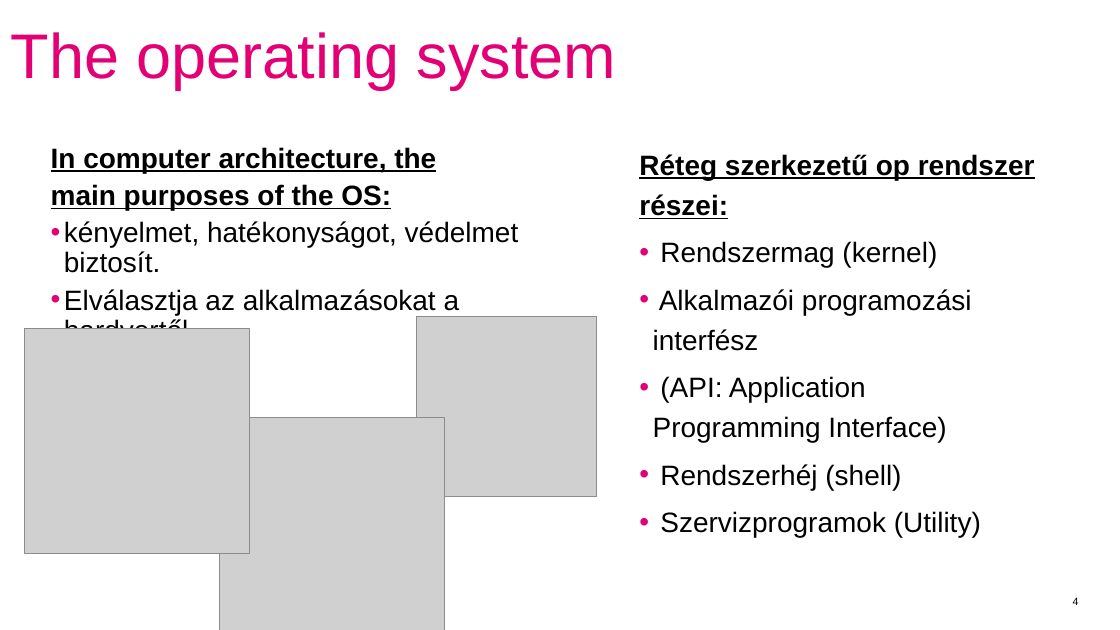
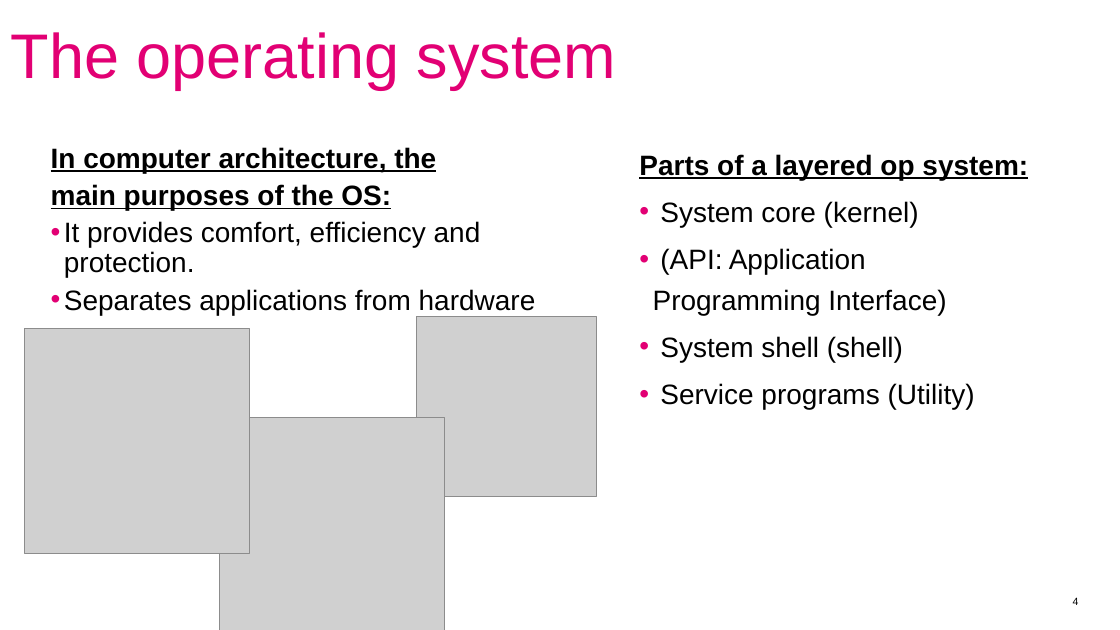
Before and after one commit to GhostLead/operacios-rendszerek-tortenete, a slide deck: slide 4 of Operating systems.pptx. Drawn at 1120x630 pixels with LibreOffice and Linux fonts; fonts in the diff are those of the drawing; grey boxes stand for pictures; background and template pictures are left out. Boxes give left, top, right and bottom in pixels: in the first picture for what was removed or moved away, otherwise in the second. Text is boxed around its words. In the diff, an @@ line names an element or a change of style, - is before the commit and + after.

Commit message:
uuu

```diff
--- a/Operating systems.pptx
+++ b/Operating systems.pptx
@@ text at [639,154,1028,227]: text changed; bold on @@
-    Réteg szerkezetű op rendszer részei:
-    • Rendszermag (kernel)
-    • Alkalmazói programozási interfész
+    Parts of a layered op system:
+    • System core (kernel)
@@ text at [64,221,536,315]: text changed @@
-    • kényelmet, hatékonyságot, védelmet biztosít.
-    • Elválasztja az alkalmazásokat a hardvertől
+    • It provides comfort, efficiency and protection.
+    • Separates applications from hardware
@@ text at [660,336,975,409]: text changed @@
-    • Rendszerhéj (shell)
-    • Szervizprogramok (Utility)
+    • System shell (shell)
+    • Service programs (Utility)
```
Also in this commit, not shown: 1 other slide changed.
